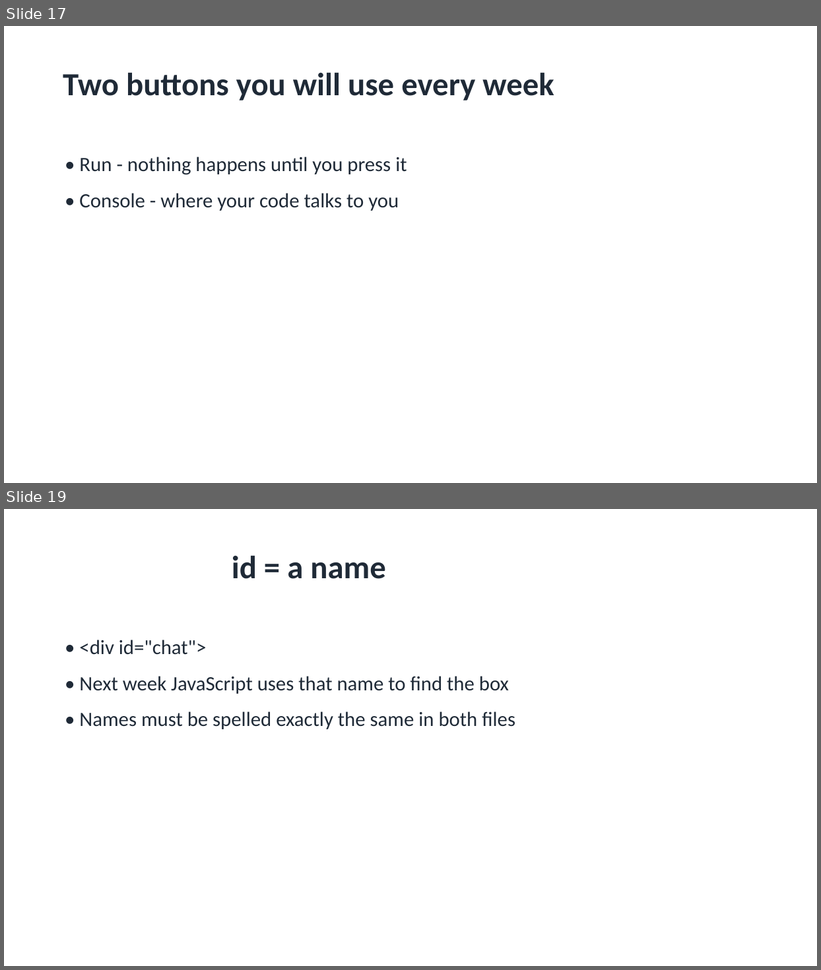
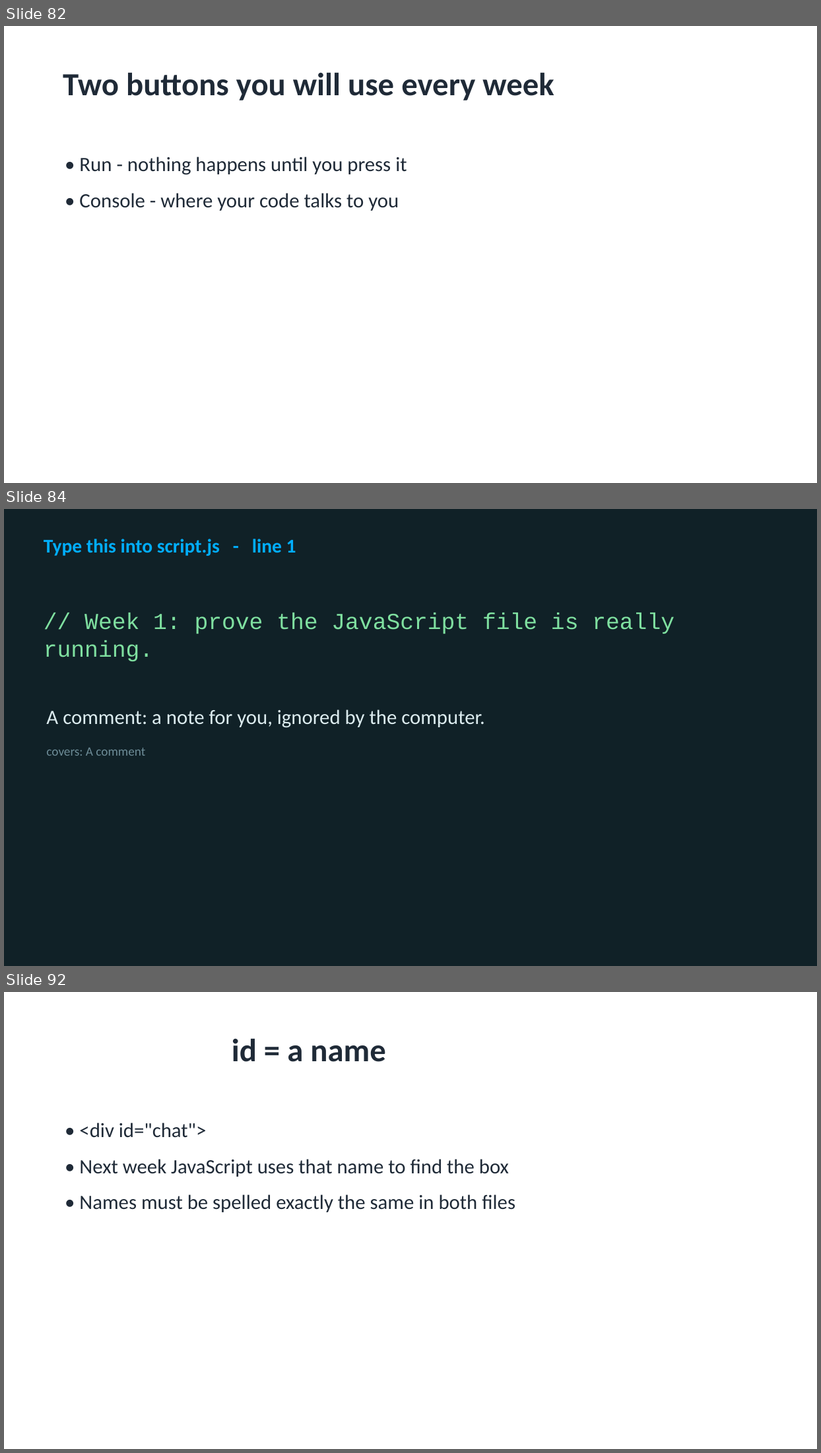
Before and after one commit to utgapps/utgapps.github.io, a slide deck: ai101/slides/week-01.pptx. Shown one above the other, each under a label of ours: slides 17 and 19 before the commit, slides 82, 84 and 92 after it; the slides between them are not shown. The pictures are 821x970 and 821x1453 pixels, drawn with LibreOffice and Linux fonts; fonts in the diff are those of the drawing. Boxes give left, top, right and bottom in pixels: in the first picture for what was removed or moved away, otherwise in the second. Text is boxed around its words. In the diff, an @@ line names an element or a change of style, - is before the commit and + after.

```diff
--- a/ai101/slides/week-01.pptx
+++ b/ai101/slides/week-01.pptx
@@ slide 84 added at [4,509,817,966], background #102127 @@
@@ text added at [44,539,296,556], 23 pt, text #01AEFD, bold @@
+Type this into script.js - line 1
@@ text added at [44,613,675,661], 27 pt, text #7FE0A0 @@
+// Week 1: prove the JavaScript file is really running.
@@ text added at [46,710,485,756], 24 pt, text #DCECEF @@
+A comment: a note for you, ignored by the computer.
+covers: A comment
@@ what was slide 17 is now slide 82 @@
@@ what was slide 19 is now slide 92 @@
```
Also in this commit, not shown: 1 slide changed, 82 other slides added, 10 slides removed, 32 other files.
